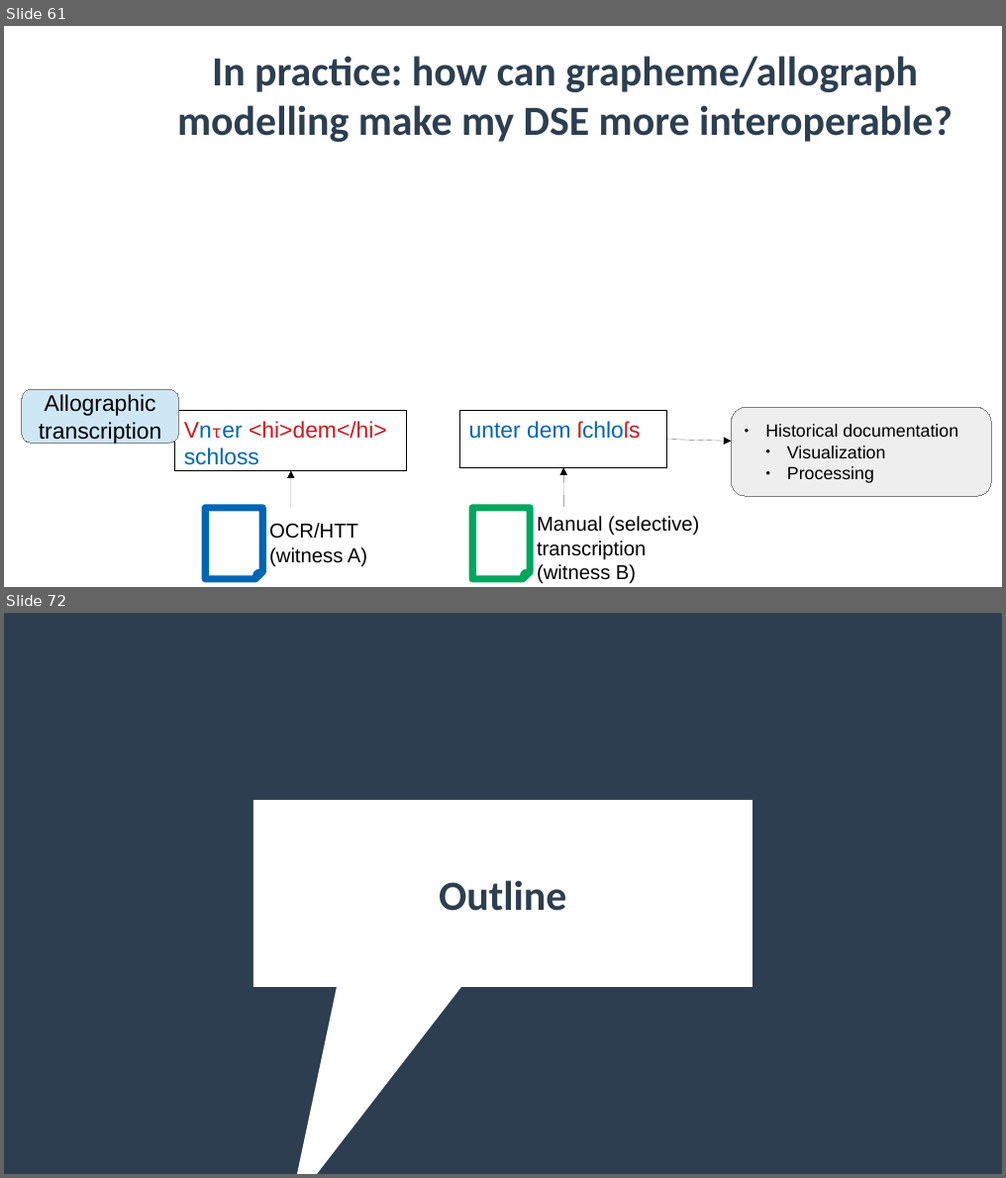
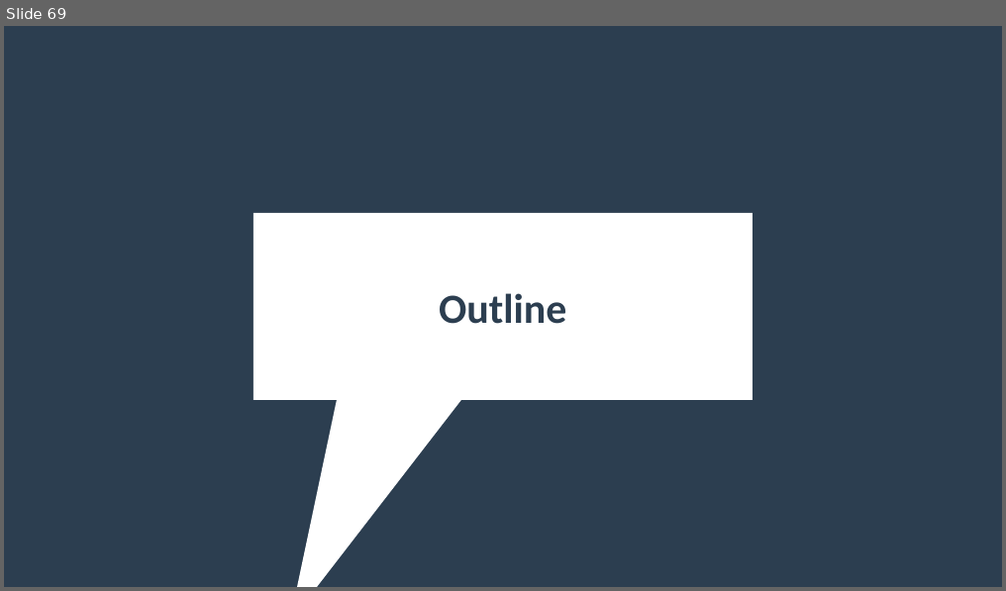
Before and after one commit to SunoikisisDC/SunoikisisDC-2021-2022, a slide deck: Summer/Session3_Monella.odp. Shown one above the other, each under a label of ours: slides 61 and 72 before the commit, slide 69 after it; the slides between them are not shown. The pictures are 1006x1178 and 1006x591 pixels, drawn with LibreOffice and Linux fonts; fonts in the diff are those of the drawing; background and template pictures are left out. Boxes give left, top, right and bottom in pixels: in the first picture for what was removed or moved away, otherwise in the second. Text is boxed around its words. In the diff, an @@ line names an element or a change of style, - is before the commit and + after.

```diff
--- a/Summer/Session3_Monella.odp
+++ b/Summer/Session3_Monella.odp
@@ slide 61 removed at bbox=[4, 26, 1002, 587], background picture (left out) @@
@@ title removed at bbox=[177, 56, 952, 142] @@
-In practice: how can grapheme/allograph modelling make my DSE more interoperable?
@@ rounded rectangle removed at bbox=[22, 390, 179, 444] @@
-Allographic
-transcription
@@ rectangle removed at bbox=[175, 411, 407, 471] @@
-Vnτer <hi>dem</hi> schloss
@@ rectangle removed at bbox=[460, 411, 667, 468] @@
-unter dem ſchloſs
@@ rounded rectangle removed at bbox=[732, 407, 991, 496] @@
-● Historical documentation
-  ● Visualization
-  ● Processing
@@ arrow removed from (667, 440) to (732, 442) @@
@@ arrow removed from (564, 508) to (563, 468) @@
@@ arrow removed from (291, 509) to (291, 472) @@
@@ folded corner removed at bbox=[205, 509, 262, 580] @@
@@ text removed at bbox=[269, 523, 367, 568] @@
-OCR/HTT
-(witness A)
@@ folded corner removed at bbox=[473, 509, 530, 580] @@
@@ text removed at bbox=[537, 516, 699, 584] @@
-Manual (selective)
-transcription
-(witness B)
@@ what was slide 72 is now slide 69 @@
```
Also in this commit, not shown: 30 slides changed, 10 slides added, 11 other slides removed, 1 other file.
